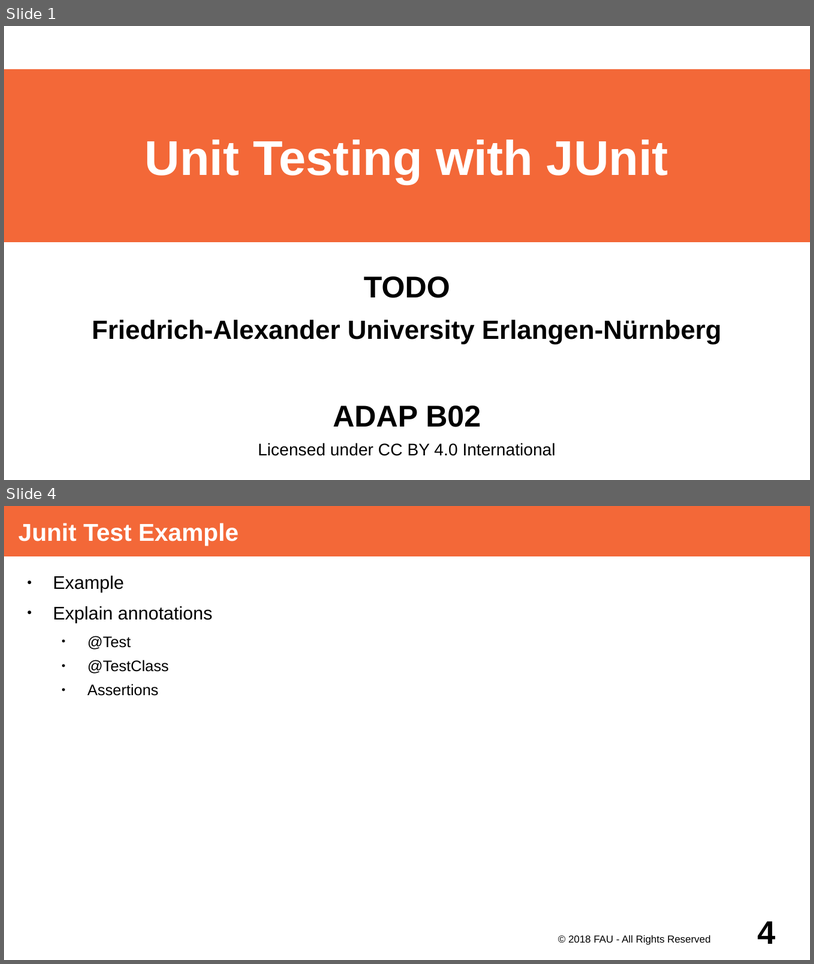
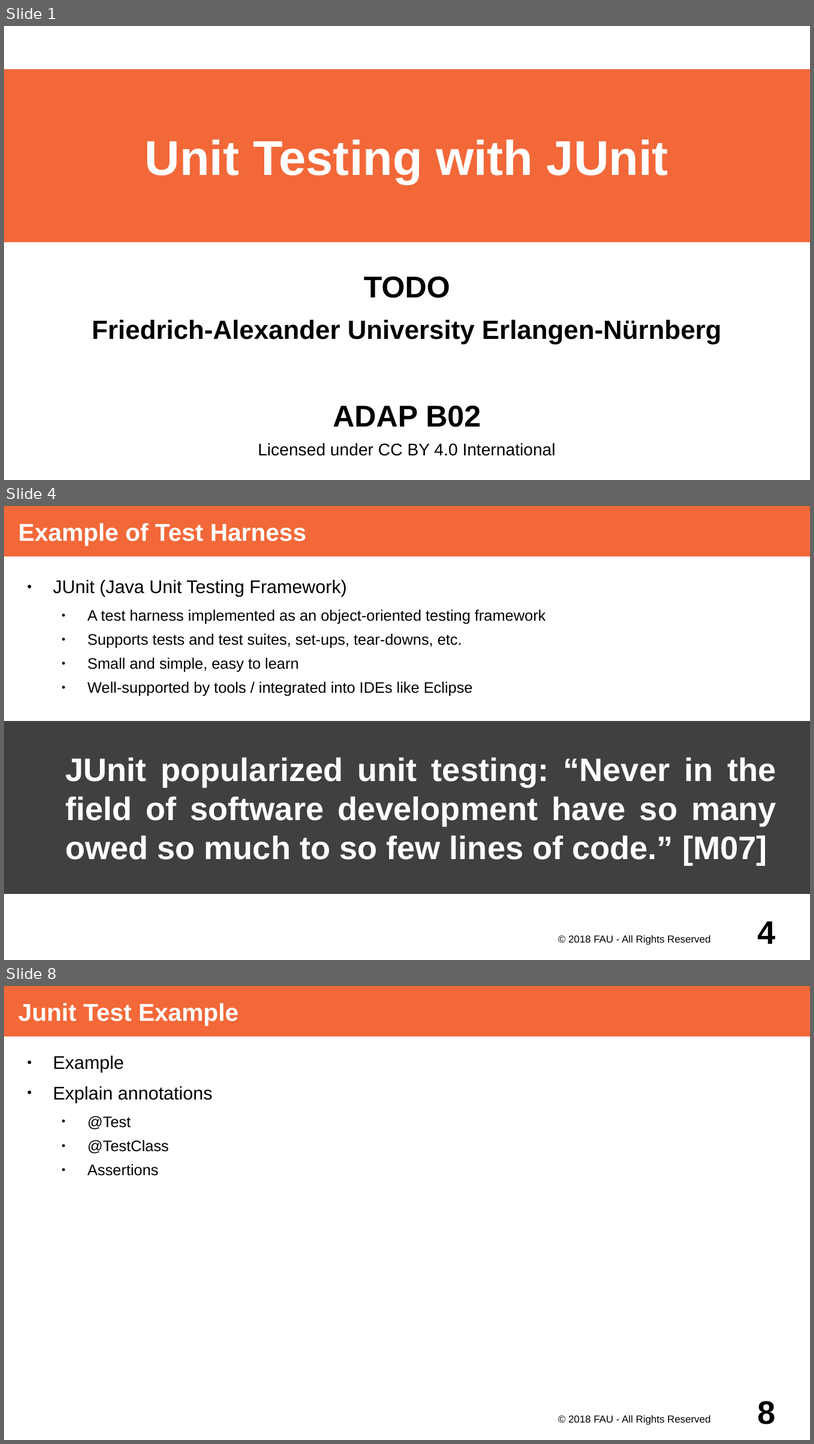
Before and after one commit to dirkriehle/adap-course, a slide deck: Lecture Slides/ADAP B02- Unit Testing with JUnit.odp. Shown one above the other, each under a label of ours: slides 1 and 4 before the commit, slides 1, 4 and 8 after it; the slides between them are not shown. The pictures are 814x964 and 814x1444 pixels, drawn with LibreOffice and Linux fonts; fonts in the diff are those of the drawing. Boxes give left, top, right and bottom in pixels: in the first picture for what was removed or moved away, otherwise in the second. Text is boxed around its words. In the diff, an @@ line names an element or a change of style, - is before the commit and + after.

Commit message:
Add first samples for JUnit

```diff
--- a/Lecture Slides/ADAP B02- Unit Testing with JUnit.odp
+++ b/Lecture Slides/ADAP B02- Unit Testing with JUnit.odp
@@ slide 4 added at [4,506,810,960], background #FFFFFF @@
@@ title added at [4,506,810,556], fill #F36838, 24 pt, text #FFFFFF, bold @@
+Example of Test Harness
@@ text added at [53,580,546,696], 15 pt, text #000000 @@
+● JUnit (Java Unit Testing Framework)
+  ● A test harness implemented as an object-oriented testing framework
+  ● Supports tests and test suites, set-ups, tear-downs, etc.
+  ● Small and simple, easy to learn
+  ● Well-supported by tools / integrated into IDEs like Eclipse
@@ rectangle added at [4,721,810,894], fill #404040, 32 pt, text #FFFFFF, bold @@
+JUnit popularized unit testing: “Never in the field of software development have so many owed so much to so few lines of code.” [M07]
@@ text added at [569,934,711,945], 10 pt, text #000000 @@
+© 2018 FAU - All Rights Reserved
@@ page number added at [758,921,776,943], 32 pt, text #000000, bold @@
+4
@@ what was slide 4 is now slide 8 @@
@@ page number at [758,1401,776,1424]: text changed @@
-4
+8
```
Also in this commit, not shown: 1 slide changed, 4 other slides added, 1 slide removed, 2 other files.
